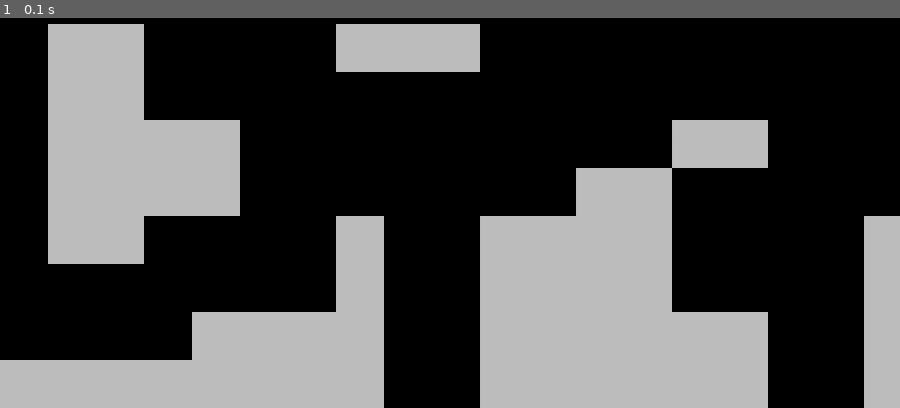
Above: before the commit, frame 1.
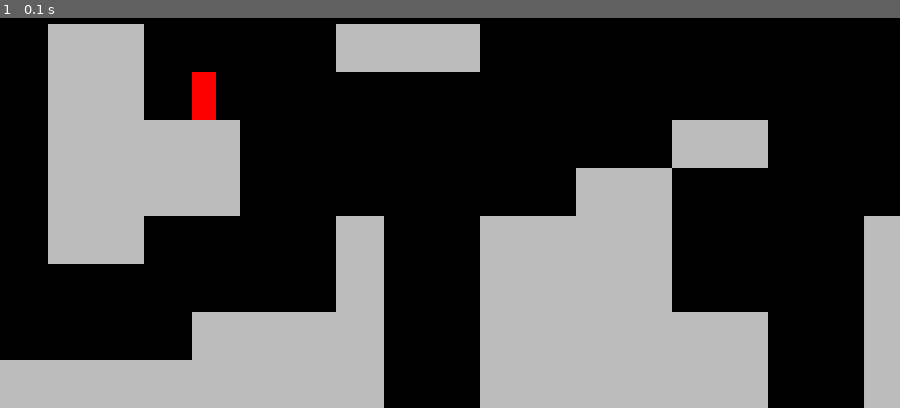
Above: after the commit, the same moment.

Repository: Sh9hid/pygame
Game: pygame game, started from mario/main.py
Two runs of this game, one before a commit and one after it. Both use one fixed random seed, a clock stepped at 60 frames per second and the inputs below.
Inputs:
- Up to frame 1 (0.1 s): no input

The runs differ from the first frame. In frame 1, 0.3% of the frame differs, in the area x 21-24%, y 13-27%.

Commit message:
player draw

Diff:
--- a/mario/level.py
+++ b/mario/level.py
@@ -1,6 +1,7 @@
 import pygame
 from tiles import Tile
 from settings import tile_size
+from player import Player
 
 
 class Level:
@@ -13,14 +14,23 @@
 
     def setup_level(self, layout):
         self.tiles = pygame.sprite.Group()
+        self.player = pygame.sprite.GroupSingle()
         for row_index, row  in enumerate(layout):
             for col_index, cell in enumerate(row):
+                x = col_index * tile_size
+                y = row_index * tile_size
                 if cell == 'X':
-                    x = col_index * tile_size
-                    y = row_index * tile_size
                     tile = Tile((x, y), tile_size)
                     self.tiles.add(tile)
+                if cell == 'P':
+                    player_sprite = Player((x,y))
+                    self.player.add(player_sprite)
+
 
     def run(self):
+        # level tiles
         self.tiles.update(0)
         self.tiles.draw(self.display_surface)
+
+        # player
+        self.player.draw(self.display_surface)
